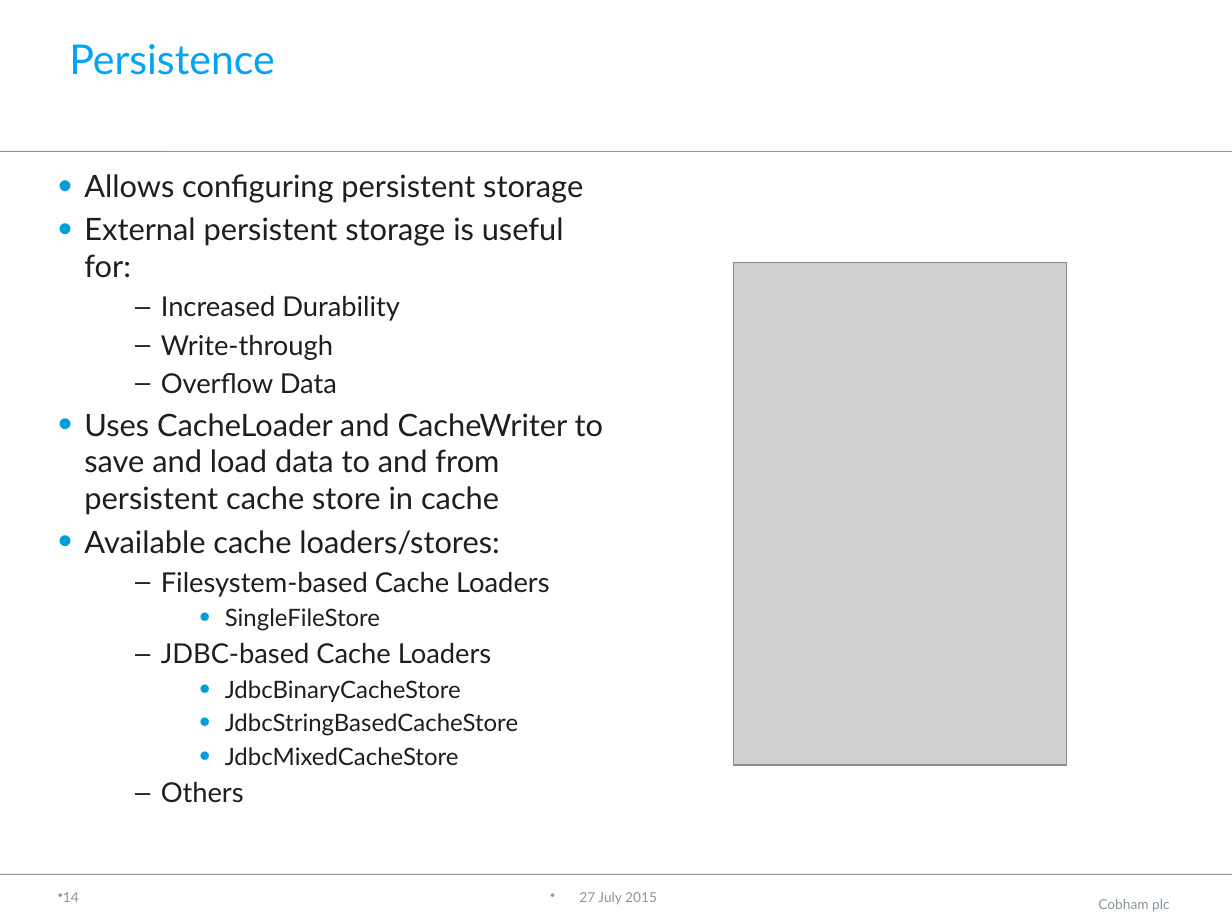
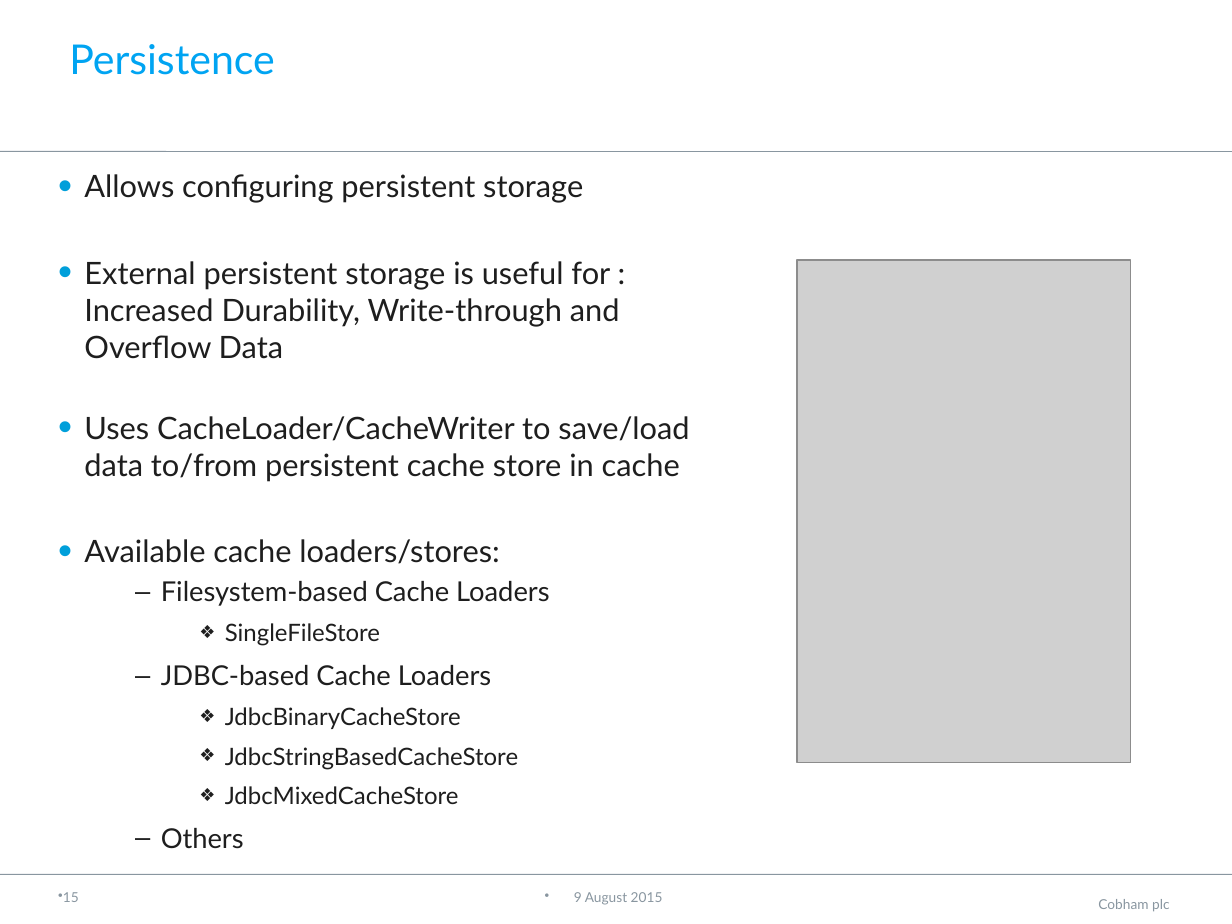
Before and after one commit to neha-bansal/Demos, a slide deck: slide 16 of infinispan-embedded-tutorial/Infinispan.pptx (slide 15 before the commit). Drawn at 1232x924 pixels with LibreOffice and Linux fonts; fonts in the diff are those of the drawing; grey boxes stand for pictures; background and template pictures are left out. Boxes give left, top, right and bottom in pixels: in the first picture for what was removed or moved away, otherwise in the second. Text is boxed around its words. In the diff, an @@ line names an element or a change of style, - is before the commit and + after.

```diff
--- a/infinispan-embedded-tutorial/Infinispan.pptx
+++ b/infinispan-embedded-tutorial/Infinispan.pptx
@@ text at [84,261,689,482]: text changed @@
-• External persistent storage is useful for:
-  – Increased Durability
-  – Write-through
-  – Overflow Data
-  • Uses CacheLoader and CacheWriter to save and load data to and from persistent cache store in cache
+• External persistent storage is useful for : Increased Durability, Write-through and Overflow Data
+  • Uses CacheLoader/CacheWriter to save/load data to/from persistent cache store in cache
@@ picture: place and size @@
-picture at [733,262,1067,765]
+picture at [797,260,1131,763]
@@ text at [161,623,518,849]: bullet • to ❖; line spacing 1 to 1.2 @@
@@ page number at [63,892,79,902]: text changed @@
-14
+15
@@ text at [574,892,663,905]: text changed @@
-27 July 2015
+9 August 2015
```
Also in this commit, not shown: 14 other slides changed, 1 slide added.
